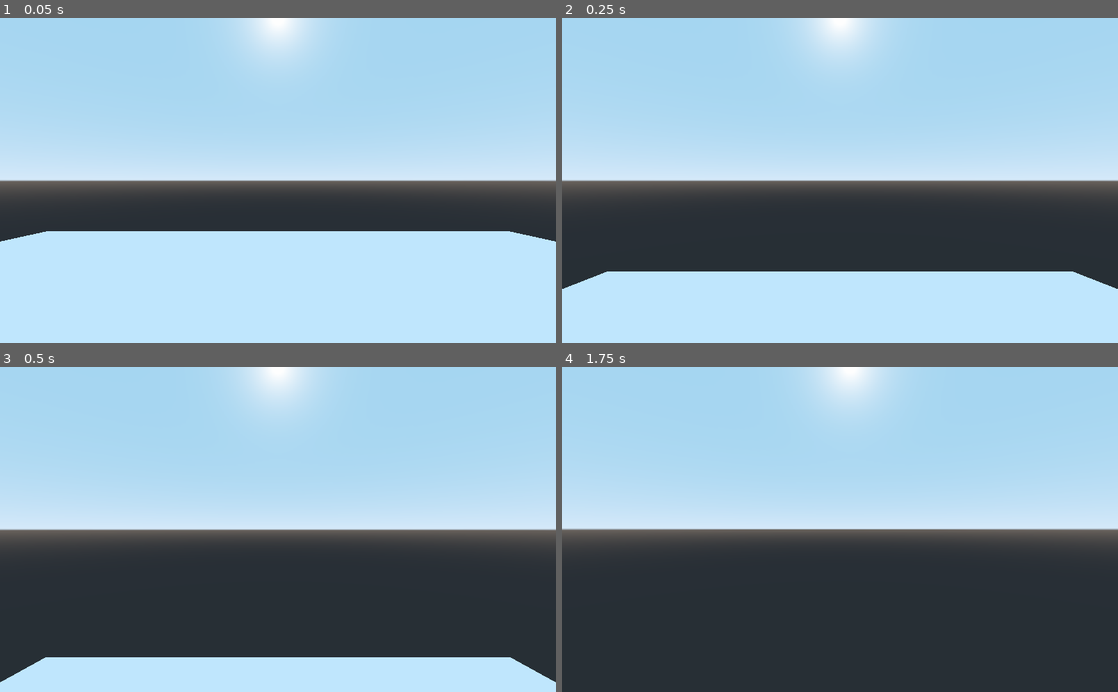
Above: before the commit, frames 1-4 (two rows, left to right).
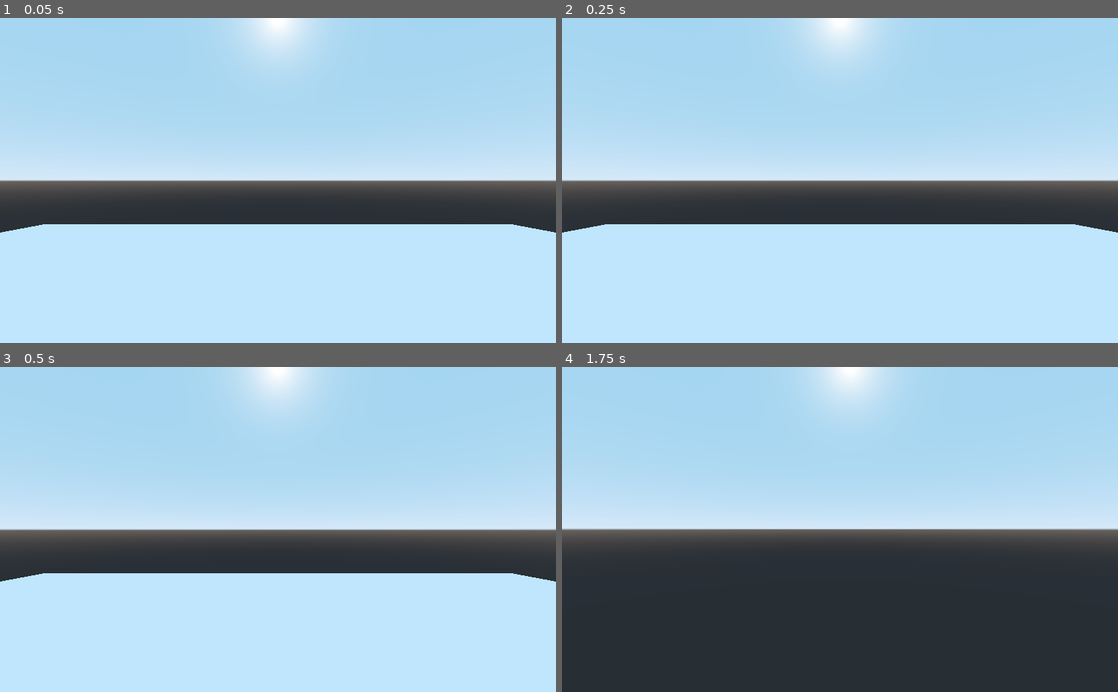
Above: after the commit, the same moments.

Repository: alizardguy/Godot-3D-test-game
Game: Godot game, scene res://Scenes/debugScene.tscn
Two runs of this game, one before a commit and one after it. Both use one fixed random seed, a clock stepped at 60 frames per second and the inputs below.
Inputs (mouse positions are in pixels of both pictures, inside the frame that each line leads up to):
- Up to frame 1 (0.05 s): no input
- Up to frame 2 (0.25 s): no input
- Up to frame 3 (0.5 s): no input
- Up to frame 4 (1.75 s): move the mouse to (867, 529) at 0.52 s; hold W (move_forward) from 0.53 s (still down); tap Space (move_jump) at 0.77, 1.52 s; move the mouse to (812, 529) at 1.27 s

The runs differ from the first frame. In frame 1, 2.2% of the frame differs, in the area x 0-100%, y 63-69%; in frame 2, 15%; in frame 3, 26%, in the area x 0-100%, y 63-98%; in frame 4, nothing differs.

Commit message:
GRAVITY!

Diff:
--- a/src/Prefabs/Player/Avatar.gd
+++ b/src/Prefabs/Player/Avatar.gd
@@ -33,12 +33,6 @@
 
 func _process(delta):
 	direction = Vector3();
-
-# gravity
-	if is_on_floor() or is_on_ceiling():
-		fall.y = gravity
-	else:
-		fall.y -= gravity * delta
 # tab out
 	if Input.is_action_pressed("ui_cancel"):
 		Input.set_mouse_mode(Input.MOUSE_MODE_VISIBLE);
@@ -58,3 +52,7 @@
 	velocity = velocity.linear_interpolate(direction * speed, acceleration * delta);
 	velocity = move_and_slide(velocity, Vector3.UP);
 	move_and_slide(fall, Vector3.UP);
+
+func _physics_process(delta):
+	if not is_on_floor():
+		fall.y -= gravity * delta;
